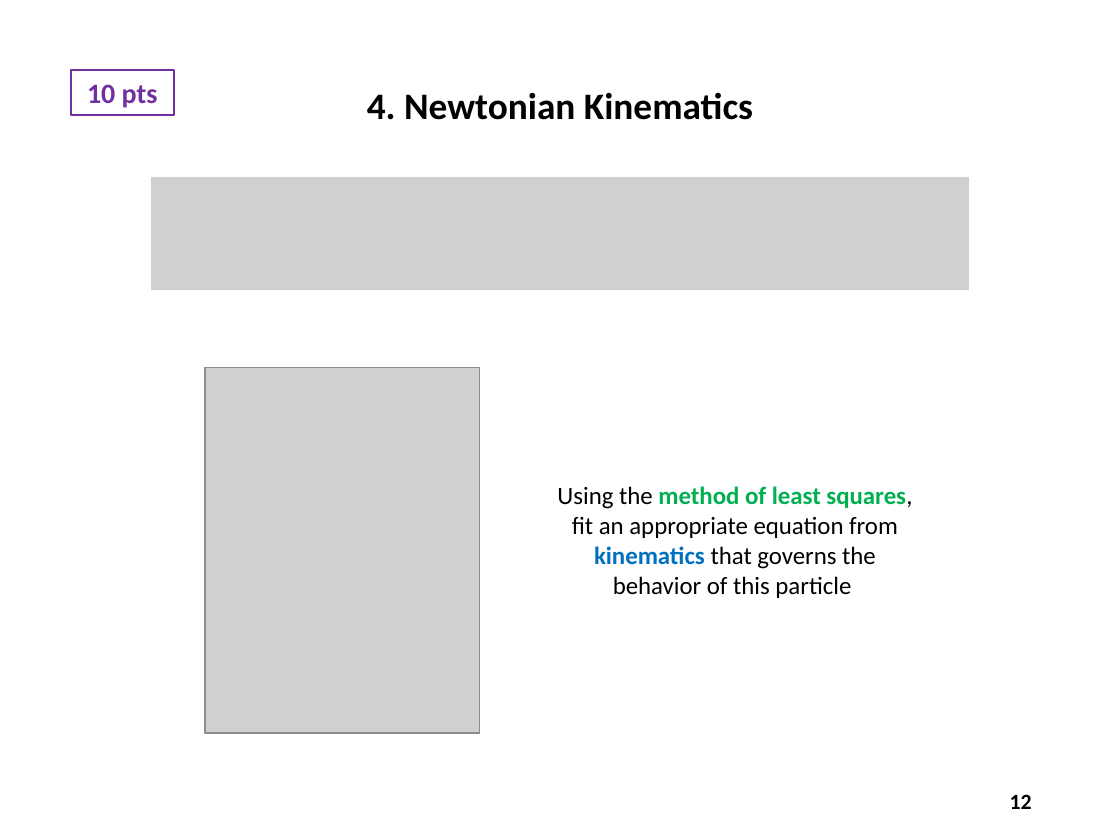
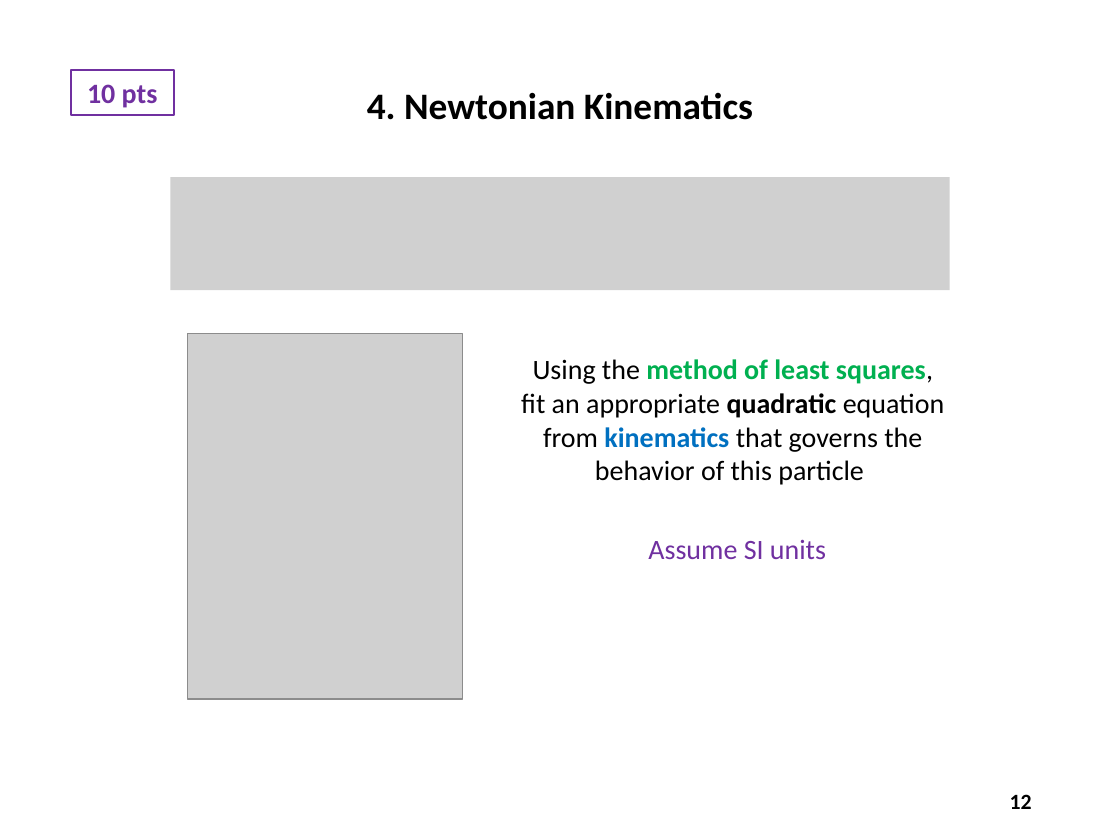
Before and after one commit to dbiersach/scicomp301-cpp-linux, a slide deck: slide 12 of exam3/Exam 3 Questions.pptx. Drawn at 1120x840 pixels with LibreOffice and Linux fonts; fonts in the diff are those of the drawing; grey boxes stand for pictures. Boxes give left, top, right and bottom in pixels: in the first picture for what was removed or moved away, otherwise in the second. Text is boxed around its words. In the diff, an @@ line names an element or a change of style, - is before the commit and + after.

```diff
--- a/exam3/Exam 3 Questions.pptx
+++ b/exam3/Exam 3 Questions.pptx
@@ picture: place and size @@
-picture at [151, 177, 969, 290]
+picture at [170, 177, 950, 290]
@@ picture: place and size @@
-picture at [205, 367, 479, 732]
+picture at [188, 334, 463, 699]
@@ text at [521, 359, 945, 485]: text changed; size 16 to 18 pt @@
-Using the method of least squares, fit an appropriate equation from kinematics that governs the behavior of this particle
+Using the method of least squares, fit an appropriate quadratic equation from kinematics that governs the behavior of this particle
@@ text added at [648, 539, 826, 559], 18 pt, text #7030A0 @@
+Assume SI units
```
Also in this commit, not shown: 17 other slides changed, 1 slide added, 3 slides removed, 3 other files.
